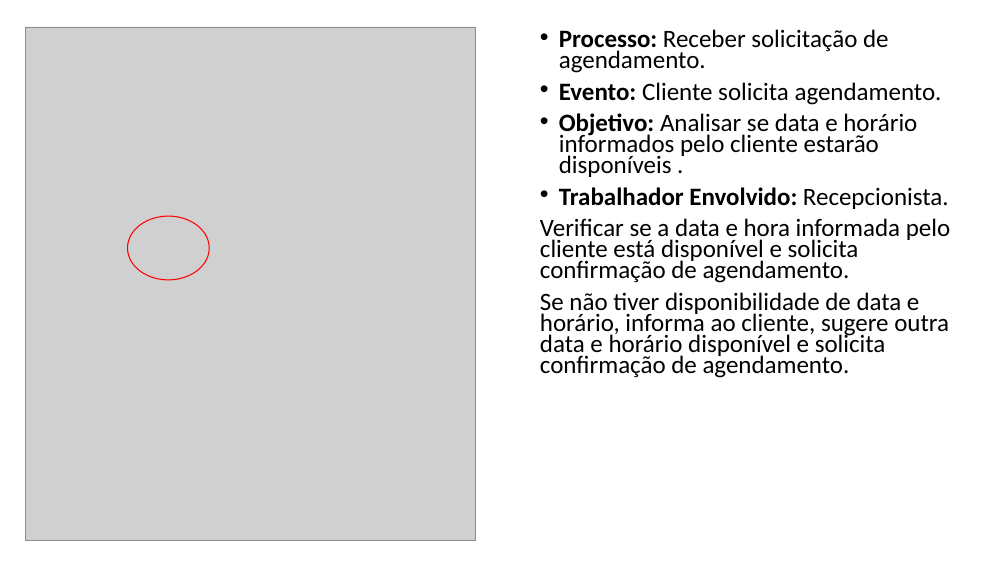
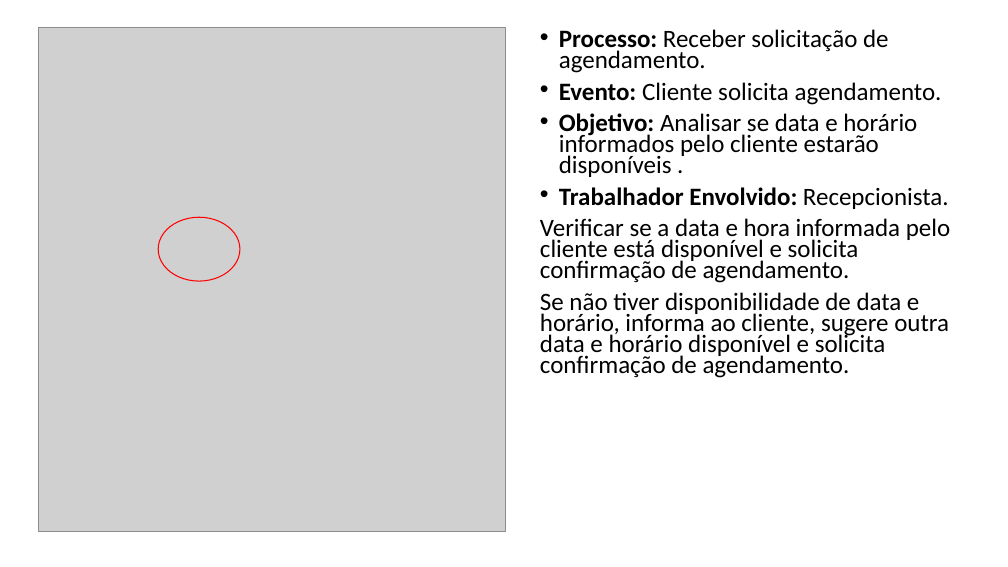
Before and after one commit to kaiquecamposdesouza/Ac04_Engenharia_req, a slide deck: slide 2 of Artefato 18 - Descrição doa processos de negócio.pptx. Drawn at 1008x567 pixels with LibreOffice and Linux fonts; fonts in the diff are those of the drawing; grey boxes stand for pictures. Boxes give left, top, right and bottom in pixels: in the first picture for what was removed or moved away, otherwise in the second. Text is boxed around its words. In the diff, an @@ line names an element or a change of style, - is before the commit and + after.

```diff
--- a/Artefato 18 - Descrição doa processos de negócio.pptx
+++ b/Artefato 18 - Descrição doa processos de negócio.pptx
@@ picture: place and size @@
-picture at box(25, 27, 476, 541)
+picture at box(39, 27, 505, 531)
@@ ellipse: place and size @@
-ellipse at box(128, 216, 209, 281)
+ellipse at box(158, 217, 240, 281)
```
Also in this commit, not shown: 2 other slides changed, 7 other files.
